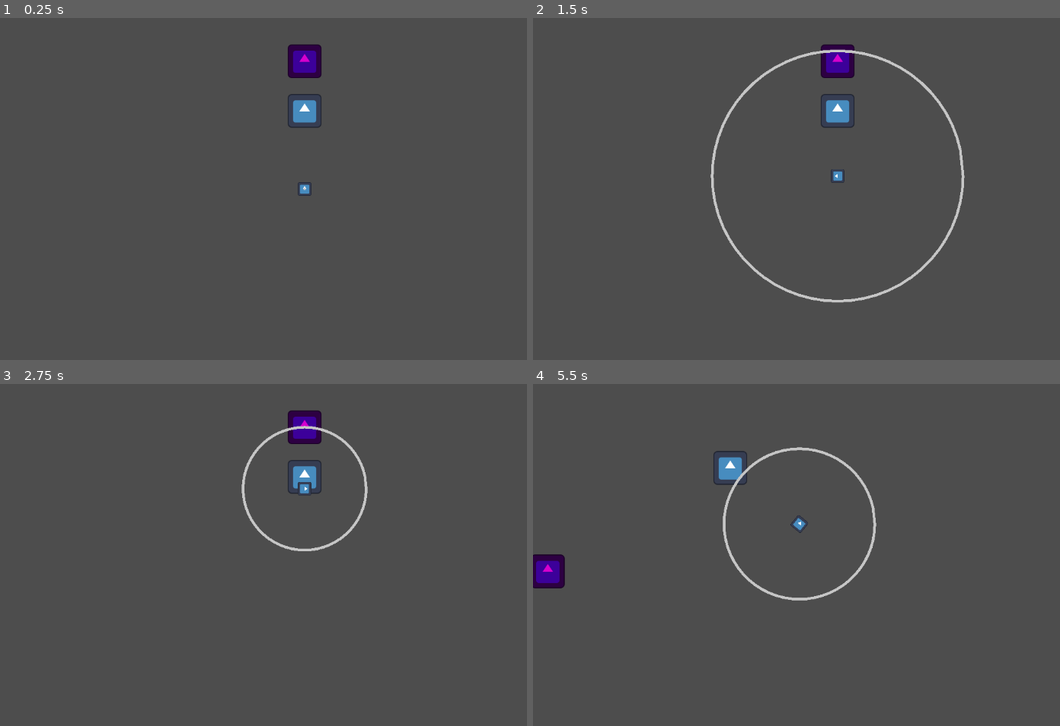
Above: before the commit, frames 1-4 (two rows, left to right).
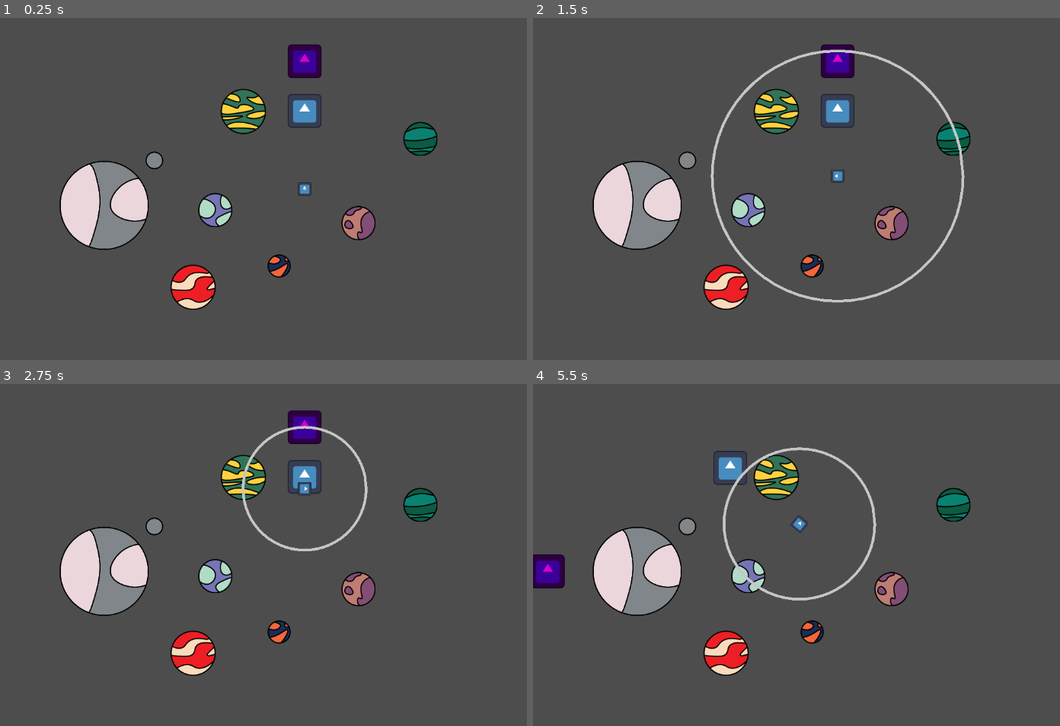
Above: after the commit, the same moments.

Repository: Tonsak09/GMTK-Scale
Game: Godot game, scene res://Scenes/MainScene.tscn
Two runs of this game, one before a commit and one after it. Both use one fixed random seed, a clock stepped at 60 frames per second and the inputs below. The engine's default icon, where the game draws it, is replaced by a stand-in: a white triangle on a blue panel in a dark square.
Inputs (mouse positions are in pixels of both pictures, inside the frame that each line leads up to):
- Up to frame 1 (0.25 s): no input
- Up to frame 2 (1.5 s): tap Enter at 0.5 s; move the mouse to (970, 171) at 0.52 s; move the mouse to (717, 206) at 1.27 s
- Up to frame 3 (2.75 s): move the mouse to (363, 479) at 2.02 s
- Up to frame 4 (5.5 s): move the mouse to (807, 623) at 2.77 s; move the mouse to (1017, 606) at 3.52 s; move the mouse to (654, 503) at 4.27 s; move the mouse to (870, 555) at 5.02 s

The runs differ from the first frame. In frame 1, 7.1% of the frame differs, in the area x 11-83%, y 20-86%; in frame 2, 7.1%; in frame 3, 7.0%; in frame 4, 7.1%.

Commit message:
Planet textures

Diff:
--- a/Scenes/MainScene.tscn
+++ b/Scenes/MainScene.tscn
@@ -1,9 +1,17 @@
-[gd_scene load_steps=5 format=3 uid="uid://batbedws8xmvw"]
+[gd_scene load_steps=13 format=3 uid="uid://batbedws8xmvw"]
 
 [ext_resource type="Script" path="res://Code/GameManager.gd" id="1_tanui"]
 [ext_resource type="PackedScene" uid="uid://btso6c76dfmtk" path="res://Scenes/Prefabs/Ship.tscn" id="2_5i6gr"]
 [ext_resource type="PackedScene" uid="uid://nvtrd38ujy47" path="res://Scenes/Levels/Level_0.tscn" id="3_pg5p2"]
 [ext_resource type="PackedScene" uid="uid://c8lkiiv4dkdbu" path="res://Scenes/Levels/Level_1.tscn" id="4_l4smn"]
+[ext_resource type="Texture2D" uid="uid://ddh2ovh5rtja8" path="res://Textures/Planets/PlanetA.png" id="5_btkxb"]
+[ext_resource type="Texture2D" uid="uid://bdfc2jx5r8sy" path="res://Textures/Planets/PlanetB.png" id="6_i0nlt"]
+[ext_resource type="Texture2D" uid="uid://dkmw56a2rws3w" path="res://Textures/Planets/PlanetD.png" id="7_beoai"]
+[ext_resource type="Texture2D" uid="uid://cdcti6tbcl4ti" path="res://Textures/Planets/PlanetE.png" id="8_qp2cl"]
+[ext_resource type="Texture2D" uid="uid://bsaimlr2aqcob" path="res://Textures/Planets/PlanetC.png" id="9_m1mhs"]
+[ext_resource type="Texture2D" uid="uid://b7itw4q0q6lkb" path="res://Textures/Planets/PlanetF.png" id="10_ttojw"]
+[ext_resource type="Texture2D" uid="uid://s7klr1trhv5u" path="res://Textures/Planets/PlanetG.png" id="11_vsmae"]
+[ext_resource type="Texture2D" uid="uid://vw6fcc0ex617" path="res://Textures/Planets/PlanetH.png" id="12_bok8g"]
 
 [node name="MainScene" type="Node2D" node_paths=PackedStringArray("currShip", "onScreenDetector")]
 script = ExtResource("1_tanui")
@@ -17,4 +25,44 @@
 
 [node name="Ship" parent="." instance=ExtResource("2_5i6gr")]
 
+[node name="PlanetA" type="Sprite2D" parent="."]
+position = Vector2(-169, 40)
+scale = Vector2(0.5, 0.5)
+texture = ExtResource("5_btkxb")
+
+[node name="PlanetB" type="Sprite2D" parent="."]
+position = Vector2(102, 65)
+scale = Vector2(0.5, 0.5)
+texture = ExtResource("6_i0nlt")
+
+[node name="PlanetD" type="Sprite2D" parent="."]
+position = Vector2(-48, 146)
+scale = Vector2(0.5, 0.5)
+texture = ExtResource("7_beoai")
+
+[node name="PlanetE" type="Sprite2D" parent="."]
+position = Vector2(219, -95)
+scale = Vector2(0.5, 0.5)
+texture = ExtResource("8_qp2cl")
+
+[node name="PlanetC" type="Sprite2D" parent="."]
+position = Vector2(-116, -147)
+scale = Vector2(0.5, 0.5)
+texture = ExtResource("9_m1mhs")
+
+[node name="PlanetF" type="Sprite2D" parent="."]
+position = Vector2(-211, 186)
+scale = Vector2(0.5, 0.5)
+texture = ExtResource("10_ttojw")
+
+[node name="PlanetG" type="Sprite2D" parent="."]
+position = Vector2(-284, -54)
+scale = Vector2(0.5, 0.5)
+texture = ExtResource("11_vsmae")
+
+[node name="PlanetH" type="Sprite2D" parent="."]
+position = Vector2(-379, 31)
+scale = Vector2(0.5, 0.5)
+texture = ExtResource("12_bok8g")
+
 [connection signal="screen_exited" from="VisibleOnScreenNotifier2D" to="." method="Restart"]
Binary file added: Textures/Planets/PlanetA.png
Not shown, added: Textures/Planets/PlanetA.png.import
Binary file added: Textures/Planets/PlanetB.png
Not shown, added: Textures/Planets/PlanetB.png.import
Binary file added: Textures/Planets/PlanetC.png
Not shown, added: Textures/Planets/PlanetC.png.import
Binary file added: Textures/Planets/PlanetD.png
Not shown, added: Textures/Planets/PlanetD.png.import
Binary file added: Textures/Planets/PlanetE.png
Not shown, added: Textures/Planets/PlanetE.png.import
Binary file added: Textures/Planets/PlanetF.png
Not shown, added: Textures/Planets/PlanetF.png.import
(and 4 more such lines)
